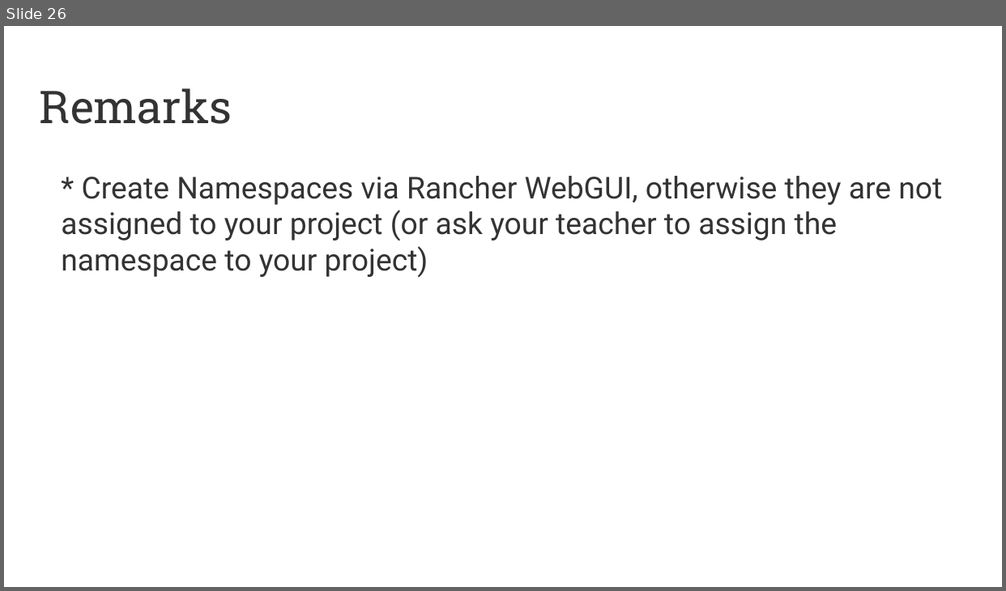
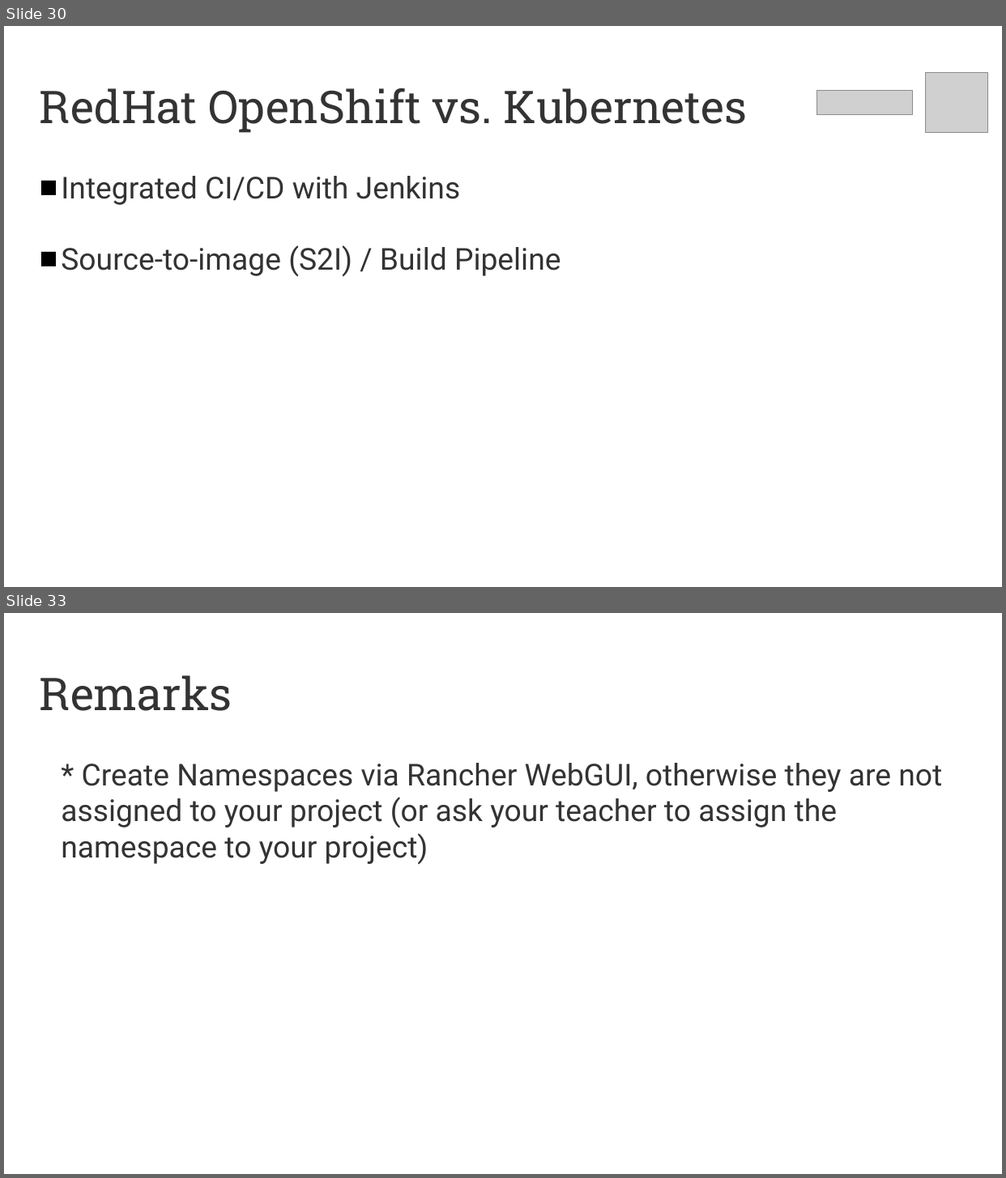
Before and after one commit to puzzle/kubernetes-techlab, a slide deck: presentation/introduction.odp. Shown one above the other, each under a label of ours: slide 26 before the commit, slides 30 and 33 after it; the slides between them are not shown. The pictures are 1006x591 and 1006x1178 pixels, drawn with LibreOffice and Linux fonts; fonts in the diff are those of the drawing; grey boxes stand for pictures. Boxes give left, top, right and bottom in pixels: in the first picture for what was removed or moved away, otherwise in the second. Text is boxed around its words. In the diff, an @@ line names an element or a change of style, - is before the commit and + after.

```diff
--- a/presentation/introduction.odp
+++ b/presentation/introduction.odp
@@ slide 30 added at box(4, 26, 1002, 587), background #FFFFFF @@
@@ picture added at box(926, 72, 988, 133) @@
@@ title added at box(40, 88, 748, 133), 36 pt, text #333333 @@
+RedHat OpenShift vs. Kubernetes
@@ picture added at box(817, 90, 913, 116) @@
@@ text added at box(61, 176, 561, 277), 24 pt, text #333333 @@
+■ Integrated CI/CD with Jenkins
+■ Source-to-image (S2I) / Build Pipeline
@@ what was slide 26 is now slide 33 @@
```
Also in this commit, not shown: 7 slides changed, 6 other slides added, 1 other file.
